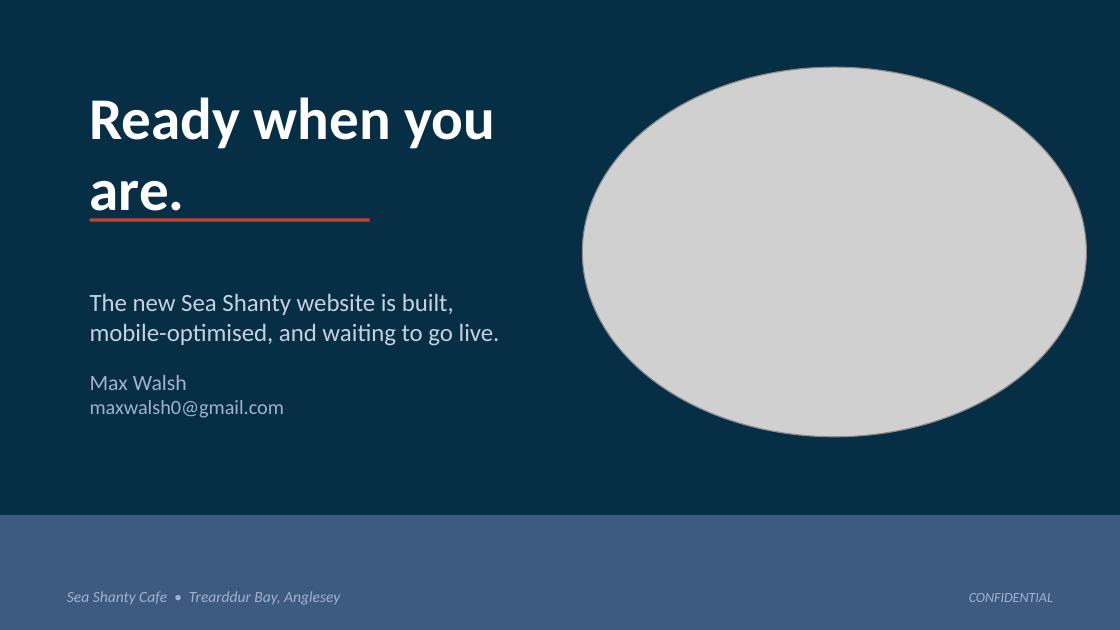
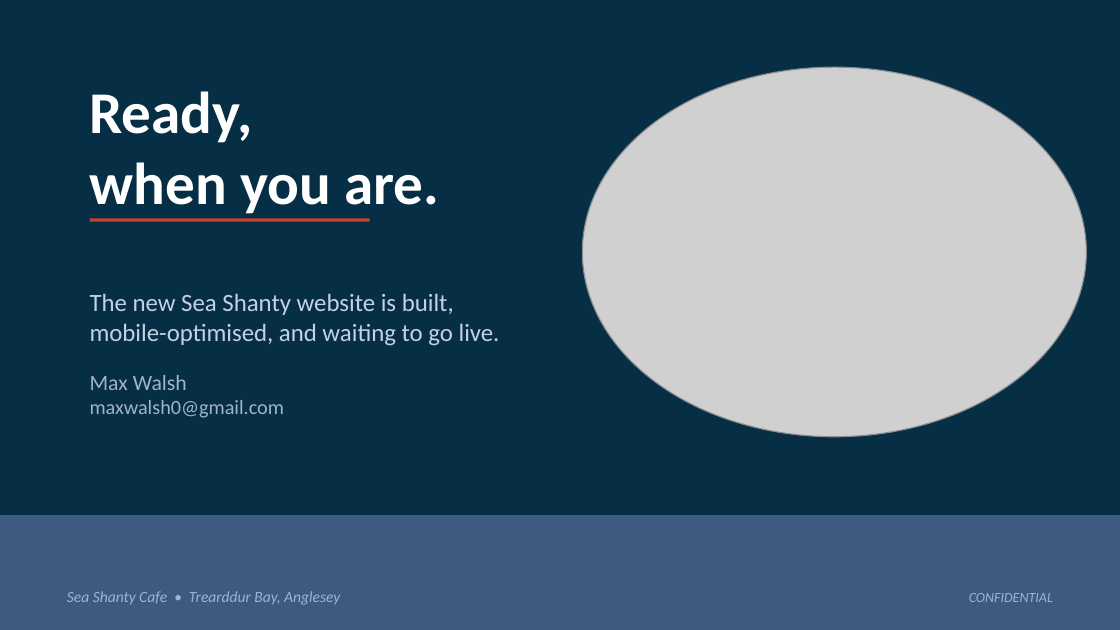
Before and after one commit to maxwalsh0-ctrl/seashantyredesign, a slide deck: slide 9 of SeaShanty_Redesign_Pitch.pptx. Drawn at 1120x630 pixels with LibreOffice and Linux fonts; fonts in the diff are those of the drawing; grey boxes stand for pictures. Boxes give left, top, right and bottom in pixels: in the first picture for what was removed or moved away, otherwise in the second. Text is boxed around its words. In the diff, an @@ line names an element or a change of style, - is before the commit and + after.

```diff
--- a/SeaShanty_Redesign_Pitch.pptx
+++ b/SeaShanty_Redesign_Pitch.pptx
@@ text at (90, 91, 439, 214): text changed @@
-Ready when you are.
+Ready,
+when you are.
```
